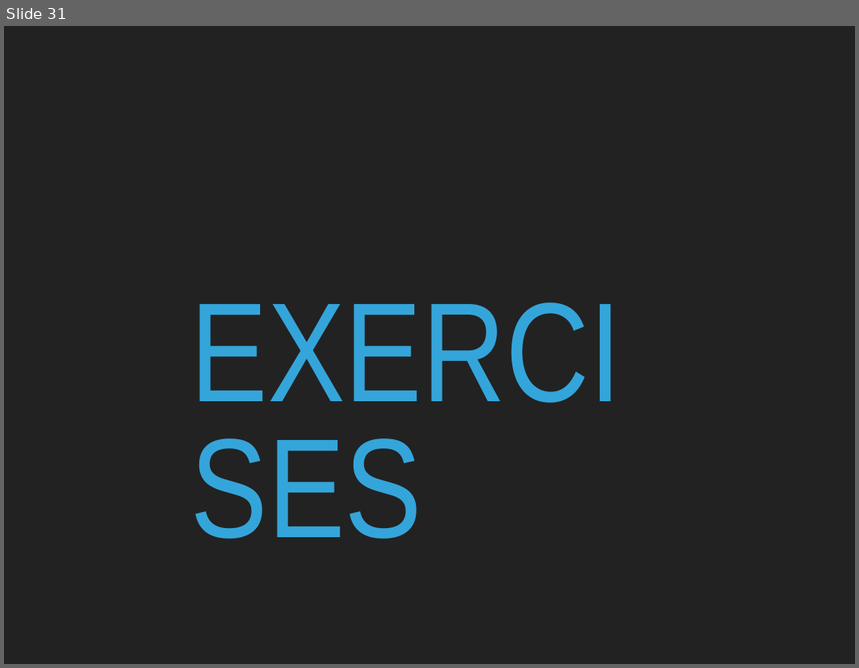
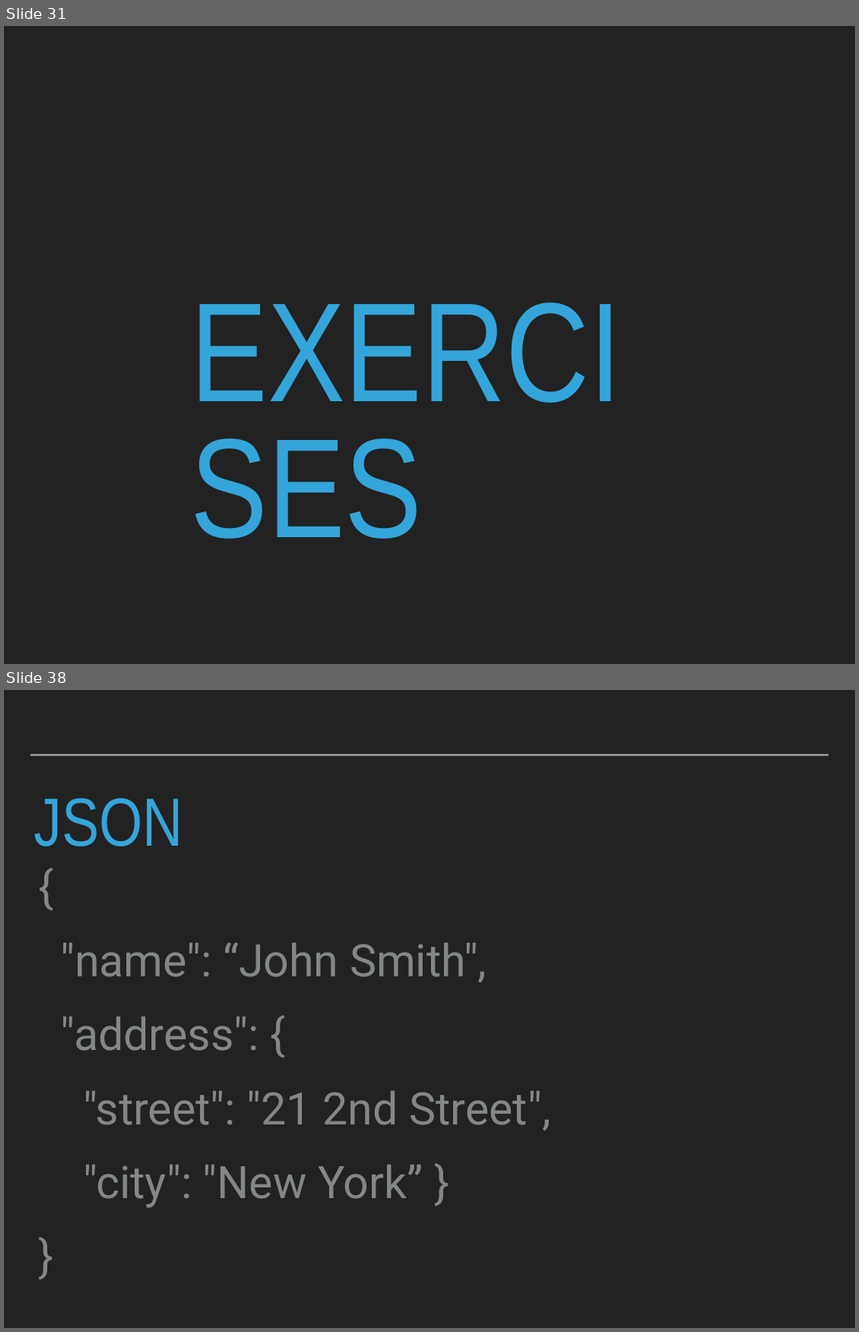
Before and after one commit to robcarrington/python-for-data-science, a slide deck: Session4/Session4_Slides.pptx. Shown one above the other, each under a label of ours: slide 31 before the commit, slides 31 and 38 after it; the slides between them are not shown. The pictures are 859x668 and 859x1332 pixels, drawn with LibreOffice and Linux fonts; fonts in the diff are those of the drawing. Boxes give left, top, right and bottom in pixels: in the first picture for what was removed or moved away, otherwise in the second. Text is boxed around its words. In the diff, an @@ line names an element or a change of style, - is before the commit and + after.

```diff
--- a/Session4/Session4_Slides.pptx
+++ b/Session4/Session4_Slides.pptx
@@ slide 38 added at <box>4,690,855,1328</box>, background #222222 @@
@@ line added from (31, 755) to (829, 755), #A6AAA9 2 pt @@
@@ title added at <box>34,798,183,847</box>, 82 pt, text #34A5DA @@
+JSON
@@ text added at <box>61,942,550,1208</box>, 54 pt, text #838787 @@
+{
+"name": “John Smith",
+"address": {
+"street": "21 2nd Street",
+"city": "New York” }
+}
```
Also in this commit, not shown: 34 slides changed, 15 other slides added, 3 other files.
